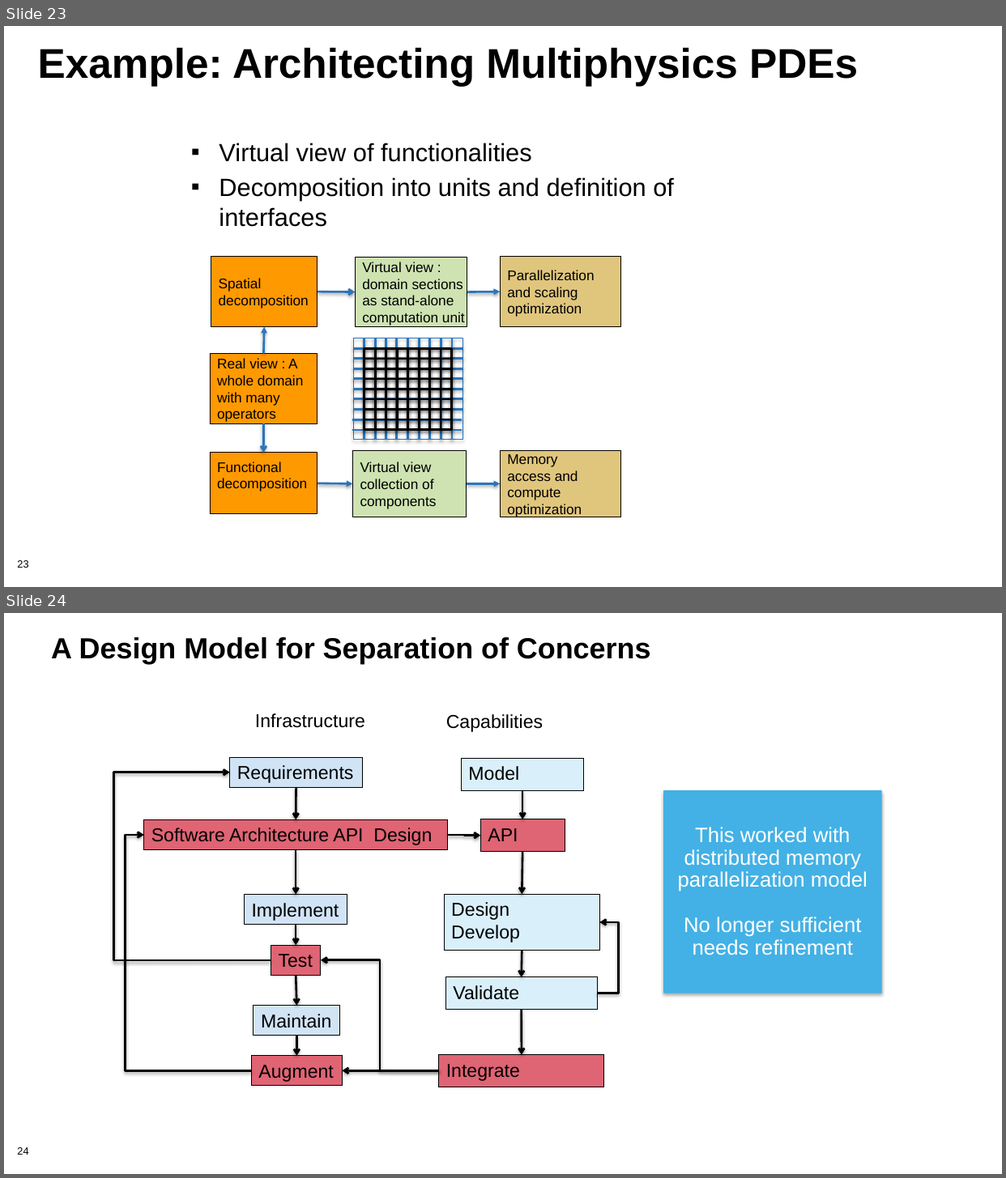
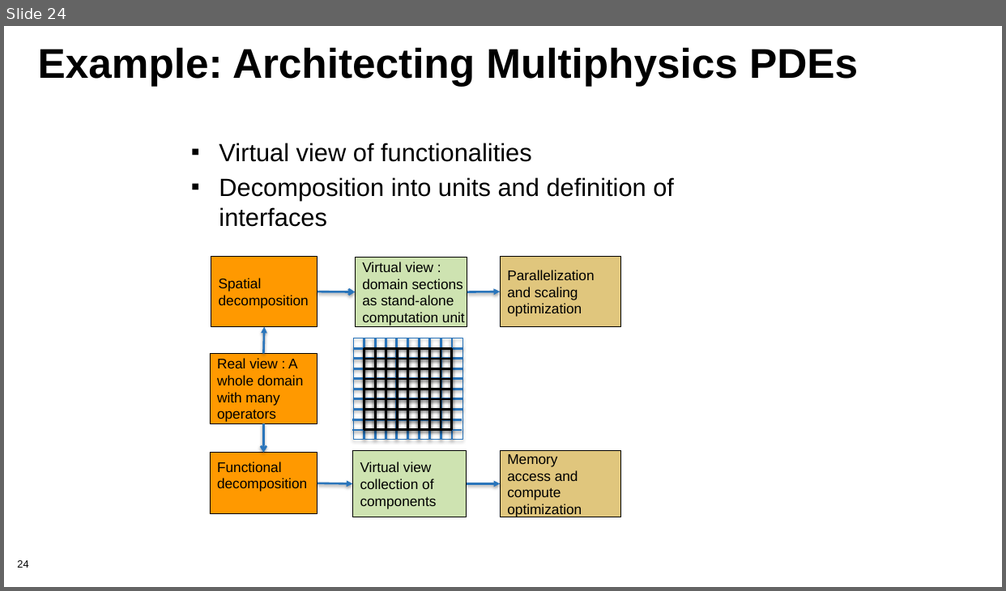
Before and after one commit to bssw-tutorial/presentations, a slide deck: 04-design.pptx. Shown one above the other, each under a label of ours: slides 23 and 24 before the commit, slide 24 after it. The pictures are 1006x1178 and 1006x591 pixels, drawn with LibreOffice and Linux fonts; fonts in the diff are those of the drawing; background and template pictures are left out. Boxes give left, top, right and bottom in pixels: in the first picture for what was removed or moved away, otherwise in the second. Text is boxed around its words. In the diff, an @@ line names an element or a change of style, - is before the commit and + after.

```diff
--- a/04-design.pptx
+++ b/04-design.pptx
@@ slide 24 removed at (x1=4, y1=613, x2=1002, y2=1174), background #FFFFFF; not listed: 1 template element that a slide beside it also shows @@
@@ title removed at (x1=51, y1=637, x2=651, y2=664) @@
-A Design Model for Separation of Concerns
@@ text removed at (x1=255, y1=713, x2=365, y2=728) @@
-Infrastructure
@@ text removed at (x1=446, y1=714, x2=543, y2=732) @@
-Capabilities
@@ elbow arrow removed from (270, 960) to (230, 773) @@
@@ rectangle removed at (x1=663, y1=790, x2=882, y2=994) @@
-This worked with distributed memory parallelization model
-No longer sufficient
-needs refinement
@@ elbow arrow removed from (251, 1071) to (144, 835) @@
@@ elbow arrow removed from (448, 835) to (480, 835) @@
@@ elbow arrow removed from (597, 994) to (600, 922) @@
@@ elbow arrow removed from (439, 1071) to (321, 960) @@
@@ group removed at (x1=439, y1=758, x2=604, y2=1088): 5 rectangles, 4 arrows @@
-Model
-API
-Design
-Develop
-Validate
-Integrate
@@ group removed at (x1=144, y1=757, x2=448, y2=1086): 6 rectangles, 5 arrows @@
-Requirements
-Software Architecture API Design
-Implement
-Test
-Maintain
-Augment
@@ elbow arrow removed from (439, 1071) to (343, 1071) @@
@@ what was slide 23 is now slide 24 @@
@@ page number at (x1=17, y1=561, x2=28, y2=568): text changed @@
-23
+24
```
Also in this commit, not shown: 5 slides changed, 3 other slides removed.
